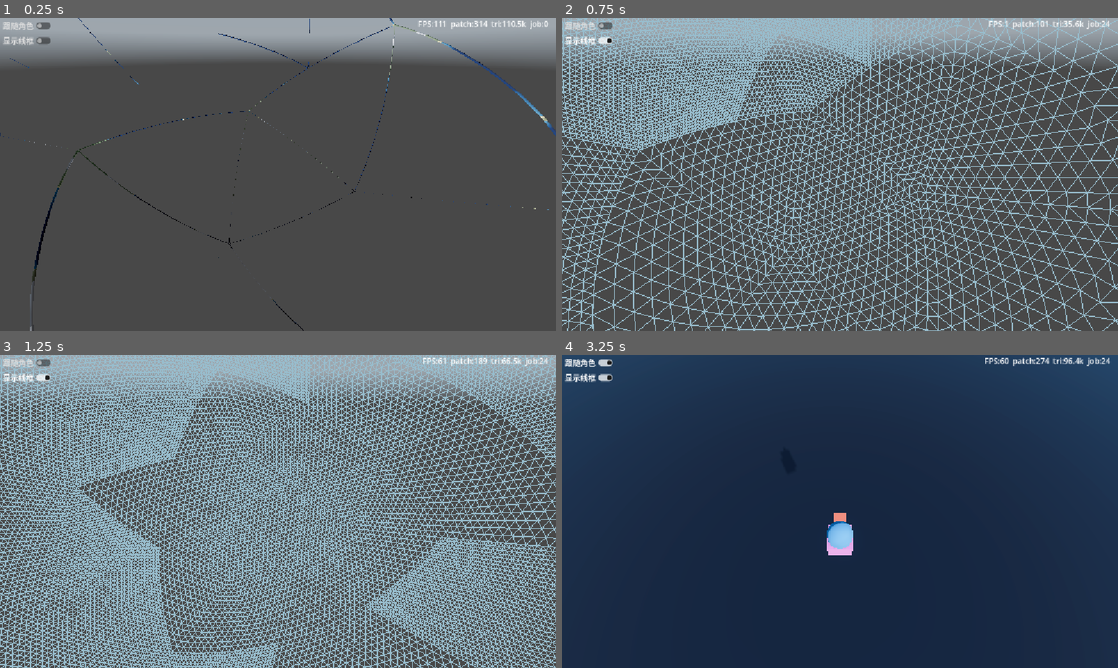
Above: before the commit, frames 1-4 (two rows, left to right).
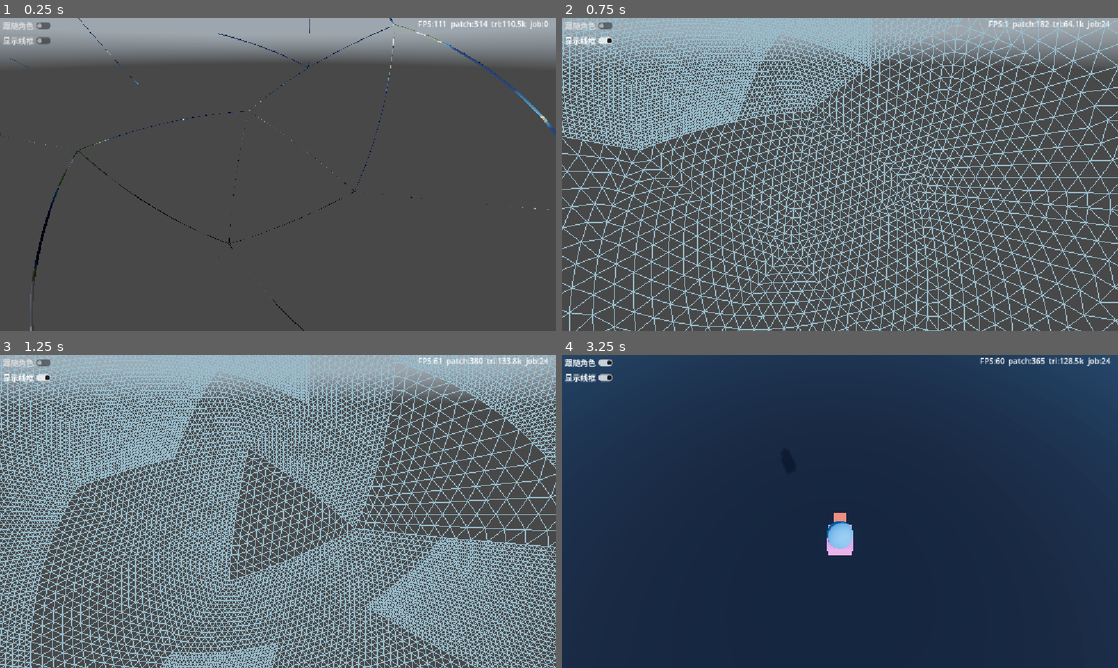
Above: after the commit, the same moments.

Repository: xiaobaibaix/stellar_era_godot
Game: Godot game, scene res://scenes/main.tscn
Two runs of this game, one before a commit and one after it. Both use one fixed random seed, a clock stepped at 60 frames per second and the inputs below. A sky picture missing from this copy of the repository is replaced by a grey-blue gradient.
Inputs (mouse positions are in pixels of both pictures, inside the frame that each line leads up to):
- Up to frame 1 (0.25 s): no input
- Up to frame 2 (0.75 s): click "显示线框" at 0.5 s
- Up to frame 3 (1.25 s): no input
- Up to frame 4 (3.25 s): tap Enter at 1.25 s; move the mouse to (962, 495) at 1.27 s; hold D 1.28-2 s; hold Q 1.28-2 s; click (962, 495) at 1.42 s; tap Space at 1.52, 3.02 s; click "跟随角色" at 2 s; move the mouse to (812, 511) at 2.77 s; hold W from 2.78 s (still down); tap Ctrl at 2.85 s

Frame 1 is identical in both runs. In frame 2, 1.6% of the frame differs, in the area x 0-93%, y 0-100%; in frame 3, 11%, in the area x 5-100%, y 0-100%; in frame 4, 0.3%.

Commit message:
修复：解决体积云在晨昏线之后才消失的问题，添加了一个偏移控制

Diff:
--- a/scenes/main.tscn
+++ b/scenes/main.tscn
@@ -51,8 +51,10 @@
 cloudWindSpeed = 0.1
 cloudSilver = 4.0
 cloudPowder = 1.0
+cloudTerminatorShift = 0.25
 seaLevel = 0.5
 godrayStrength = 1.39
+frustumMargin = 1.0
 splitBudget = 32
 continentSeed = 1346
 continentOctaves = 8
--- a/scripts/character/player.gd
+++ b/scripts/character/player.gd
@@ -19,6 +19,9 @@
 @export var cam_distance_min: float = 3.0   # 滚轮拉近下限
 @export var cam_distance_max: float = 40.0  # 滚轮拉远上限
 @export var cam_zoom_step: float = 1.0      # 滚轮每格缩放距离
+@export var cam_ground_margin: float = 1.5  # 相机与地面的最小间隙(解析碰撞留白, 防贴面 z-fight/穿透)
+@export var cam_collision_min: float = 1.5  # 相机被地形顶死时离枢轴的最小距离(防退化 look_at/钻进角色)
+@export var cam_collision_steps: int = 10   # 弹簧臂沿视线的探测步数(越多越贴合, 越费; 地形平滑 10 足够)
 
 var _yaw: float = 0.0           # 朝向角(绕径向 up 旋转)
 var _vel: Vector3 = Vector3.ZERO
@@ -168,10 +171,36 @@
 
 # 第三人称相机挂点: 绕角色上方枢轴, 按俯仰角摆在角色后上方并 look_at 枢轴。
 # 相机被 reparent 到 camera_slot 下后即跟随此处变换(见 main.gd)。
+# 解析弹簧臂: 沿视线方向探测球面高度场, 相机被地形顶住时收拢向角色 → 永不钻到地形以下。
 func _update_camera_slot(up: Vector3, fwd: Vector3) -> void:
 	if camera_slot == null:
 		return
 	var pivot: Vector3 = global_position + up * cam_height
-	var off: Vector3 = (-fwd * cos(_cam_pitch) + up * sin(_cam_pitch)) * cam_distance
-	camera_slot.global_position = pivot + off
+	# 相机相对枢轴的方向(含俯仰): _cam_pitch<0 时指向斜下方, 正是会钻进地形的情形。
+	var dir: Vector3 = (-fwd * cos(_cam_pitch) + up * sin(_cam_pitch)).normalized()
+	var safe_dist: float = _camera_arm_length(pivot, dir, cam_distance)
+	camera_slot.global_position = pivot + dir * safe_dist
 	camera_slot.look_at(pivot, up)
+
+
+# 相机碰撞(解析高度场, 与 _reground 同源): 从枢轴沿 dir 步进到 desired 距离,
+# 逐点用【该点自身径向】的地面半径判定(相机远离时脚下地面方向已随球面弯曲改变);
+# 一旦某点低于 地面半径+cam_ground_margin, 就停在上一个安全距离 → 相机贴着地面滑向角色。
+# 无碰撞体开销: 每帧至多 cam_collision_steps 次 height_at, 与角色贴地同量级。
+func _camera_arm_length(pivot: Vector3, dir: Vector3, desired: float) -> float:
+	var center: Vector3 = planet.global_position
+	var steps: int = maxi(cam_collision_steps, 1)
+	var safe: float = 0.0
+	for i in range(1, steps + 1):
+		var d: float = desired * float(i) / float(steps)
+		var p: Vector3 = pivot + dir * d
+		var radial: Vector3 = p - center
+		var pr: float = radial.length()
+		if pr <= 1e-4:
+			break
+		var up_here: Vector3 = radial / pr
+		var ground: float = _ground_radius(up_here) + cam_ground_margin
+		if pr < ground:
+			break   # 该点已在地形之内 → 相机停在上一个安全点(向角色收拢)
+		safe = d
+	return clampf(safe, cam_collision_min, desired)
--- a/scripts/core/planet_params.gd
+++ b/scripts/core/planet_params.gd
@@ -171,6 +171,10 @@
 ## 云在地表的投影强度。
 @export_range(0.0, 1.0, 0.01) var cloudShadow: float = 0.7:
 	set(v): cloudShadow = v; param_changed.emit("cloudShadow")
+## 晨昏线位移(云的明暗分界线): 正值→分界线向阳侧移动(云更早变暗、收进夜侧, 更贴近晨昏线);
+## 负值→分界线向背阳侧延伸(云在夜侧延伸更远才变暗)。默认 0 = 原行为(环境光延伸到 sunUp≈-0.4)。
+@export_range(-0.5, 0.5, 0.01) var cloudTerminatorShift: float = 0.0:
+	set(v): cloudTerminatorShift = v; param_changed.emit("cloudTerminatorShift")
 
 # ---- 海洋 ----
 @export_group("海洋")
--- a/scripts/planet/planet.gd
+++ b/scripts/planet/planet.gd
@@ -595,16 +595,17 @@
 
 
 func update(cam: Camera3D) -> void:
-	# LOD 距离判定用 lod_target(如 Player); 视锥剔除仍用渲染相机 cam 的 frustum。
+	# LOD 距离 + 地平线剔除都用 lod_target(角色)位置 cp; 视锥用渲染相机 frustum(与 web 一致)。
 	var focus: Node3D = lod_target if lod_target != null else cam
 	var cp: Vector3 = focus.global_position - global_position
 	# moved: 相对【上次真正跑 select_lod 时】的位置是否移动(_cam_pos 仅在真正跑时更新)。
 	var moved: bool = cp.distance_squared_to(_cam_pos) > 1e-6
-	# 相机变换变化: 角色模式下 lod_target=玩家, 原地转视角时 focus 不动但视锥变 → 需重跑更新视锥剔除。
+	# 相机变换变化(角色模式原地转视角也要重算视锥剔除): 上一版把这个删了 → 转视角时视锥停在旧朝向,
+	# 连脚下/当前视野方向的地形都被旧视锥误剔(截图里角色脚下地面消失)。必须保留。
 	var cam_xform: Transform3D = cam.global_transform
 	var cam_changed: bool = not cam_xform.is_equal_approx(_last_cam_xform)
-	# 静止短路(移植 web 版 !camMoved && inflight==0, 并加入相机变换检测): 移动/转视角/有在途 job →
-	# 标记需再跑几拍; 空闲后逐拍递减到 0 才短路(多跑几拍保证最后完成的 mesh 被 select_lod 显示出来)。
+	# 静止短路(移植 web 版 !camMoved && inflight==0): lod_target 移动 / 转视角 / 有在途 job → 标记需再跑几拍;
+	# 空闲后逐拍递减到 0 才短路(多跑几拍保证最后完成的 mesh 被 select_lod 显示出来)。
 	if moved or cam_changed or _pending > 0:
 		_lod_dirty = 3
 	if _lod_dirty <= 0:
@@ -618,6 +619,7 @@
 	_cam_moved = moved
 	_cam_pos = cp
 	_last_cam_xform = cam_xform
+	cam.force_update_transform()   # 对齐 web camera.updateMatrixWorld(): 确保 get_frustum() 用本帧最新相机变换, 不滞后
 	var frustum: Array = cam.get_frustum()
 	var now: float = Time.get_ticks_msec() / 1000.0
 	# 编辑器不做剔除(地平线+视锥): 只跑距离 LOD 细分, chunk 不因「相机看不到」而被隐藏;
@@ -781,6 +783,7 @@
 		"silver": p.cloudSilver,
 		"powder": p.cloudPowder,
 		"cshadow": p.cloudShadow,
+		"cterminator": p.cloudTerminatorShift,
 		# 体积光 God rays(移植 web createGodrayPass)。decay/weight web 里是固定值, 这里也用常量。
 		"godrays_on": 1.0 if p.showGodrays else 0.0,
 		"godray_strength": p.godrayStrength,
--- a/scripts/planet/qnode.gd
+++ b/scripts/planet/qnode.gd
@@ -80,7 +80,8 @@
 	return [1, 1, 1]
 
 
-# cam_pos: 行星本地系相机(或 lod_target)位置; frustum: 世界系 Plane[]; cam_moved: 是否移动; _now: 未用。
+# cam_pos: 行星本地系聚焦目标(角色/相机)位置(LOD 距离 + 地平线剔除共用, 与 web planet.js 一致);
+# frustum: 世界系 Plane[]; cam_moved: 是否移动; _now: 未用。
 # cull: 是否做剔除(地平线+视锥)。编辑器由 Planet.update 传 false → 只跑距离 LOD 细分, 不隐藏任何 chunk。
 # 移植 planet.js QNode.selectLOD: 地平线剔除 → 视锥剔除 → 分裂/合并滞回(带预算) → 渲染。
 func select_lod(cam_pos: Vector3, frustum: Array, cam_moved: bool, _now: float, cull: bool = true) -> void:
--- a/scripts/render/atmosphere_compositor.gd
+++ b/scripts/render/atmosphere_compositor.gd
@@ -308,8 +308,8 @@
 	# cloud_b: cwindspeed, absorb, silver, powder
 	b.append(f.get("cwindspeed", 0.6)); b.append(f.get("absorb", 1.0))
 	b.append(f.get("silver", 1.0)); b.append(f.get("powder", 0.6))
-	# cloud_c: cshadow, 0, 0, 0
-	b.append(f.get("cshadow", 0.7)); b.append(0.0); b.append(0.0); b.append(0.0)
+	# cloud_c: cshadow, cterminator(云晨昏线位移), 0, 0
+	b.append(f.get("cshadow", 0.7)); b.append(f.get("cterminator", 0.0)); b.append(0.0); b.append(0.0)
 	return _rd.uniform_buffer_create(b.size() * 4, b.to_byte_array())
 
 
Binary file removed: assets/picture/image copy.png
Not shown, removed: assets/picture/image copy.png.import
Binary file removed: assets/picture/image.png
Not shown, removed: assets/picture/image.png.import
Not shown, changed: shaders/compute/atmosphere_compute.glsl
